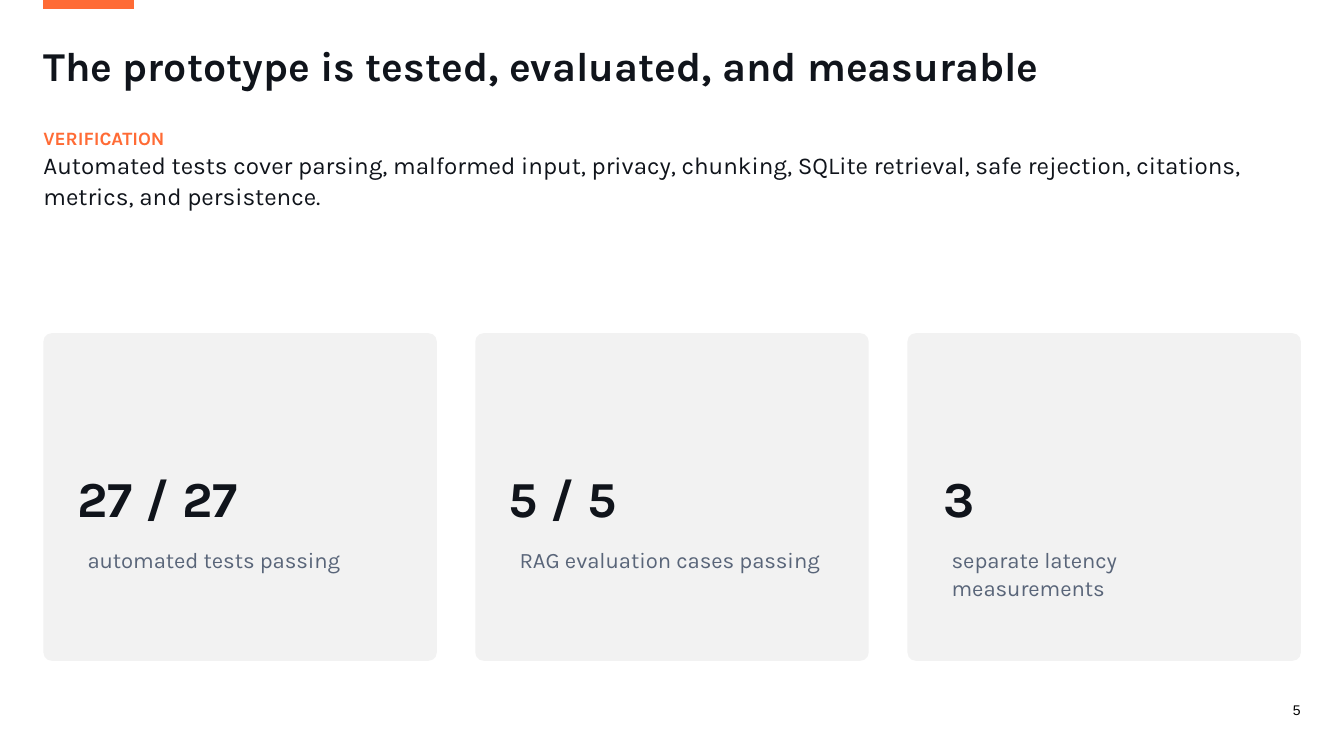
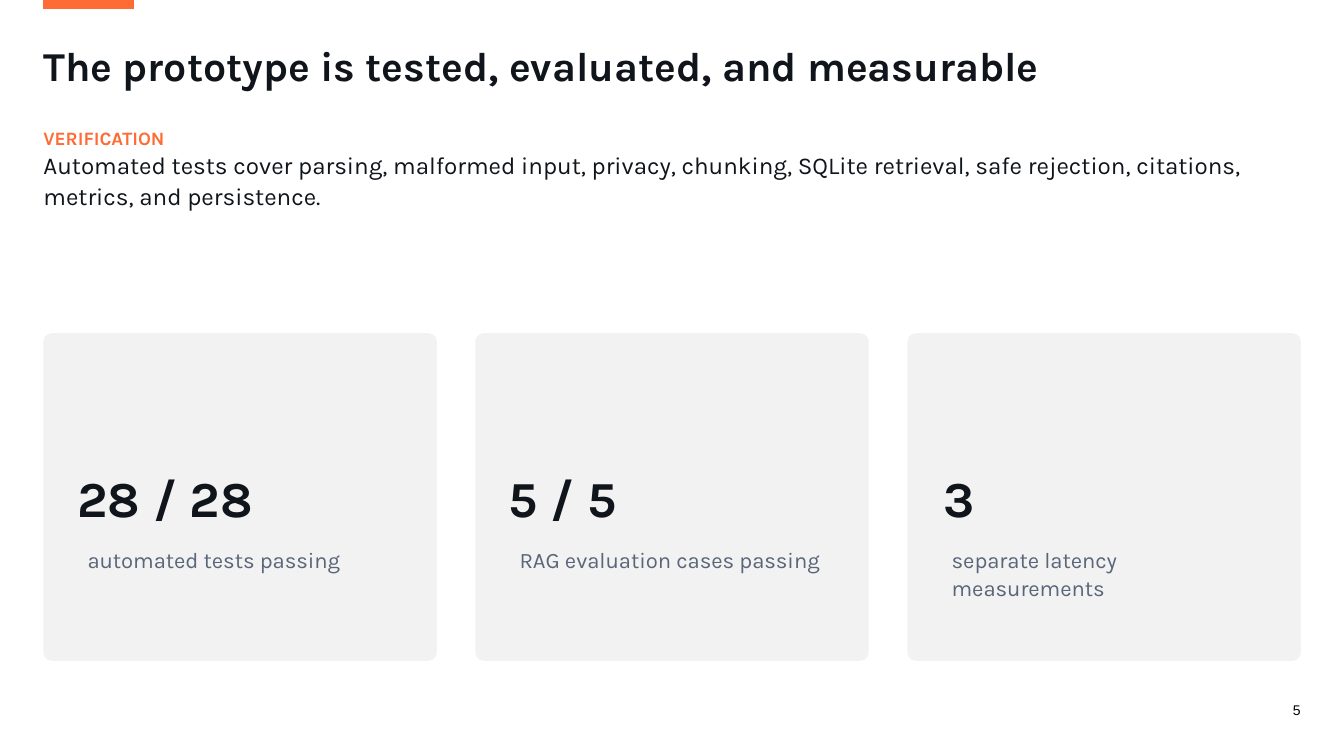
Before and after one commit to sareduran/faulttrace, a slide deck: slide 5 of docs/FaultTrace_5_Minute_Presentation.pptx. Drawn at 1344x756 pixels with LibreOffice and Linux fonts; fonts in the diff are those of the drawing. Boxes give left, top, right and bottom in pixels: in the first picture for what was removed or moved away, otherwise in the second. Text is boxed around its words. In the diff, an @@ line names an element or a change of style, - is before the commit and + after.

```diff
--- a/docs/FaultTrace_5_Minute_Presentation.pptx
+++ b/docs/FaultTrace_5_Minute_Presentation.pptx
@@ text at [77,483,253,518]: text changed @@
-27 / 27
+28 / 28
```
Also in this commit, not shown: 6 other files.
